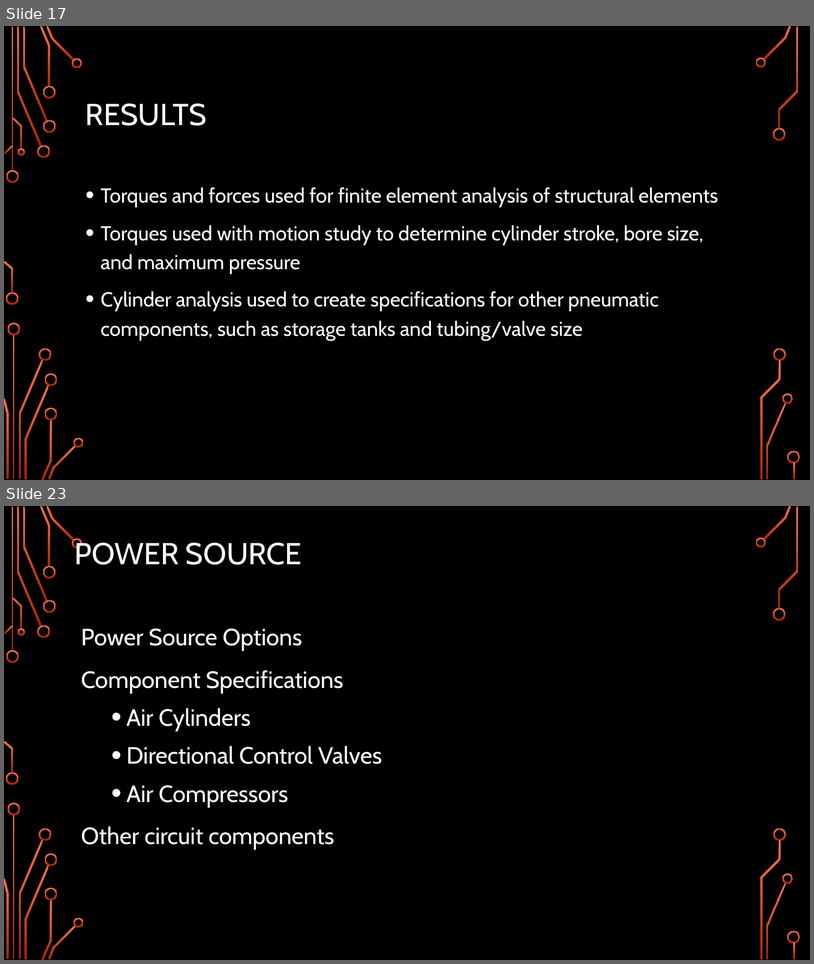
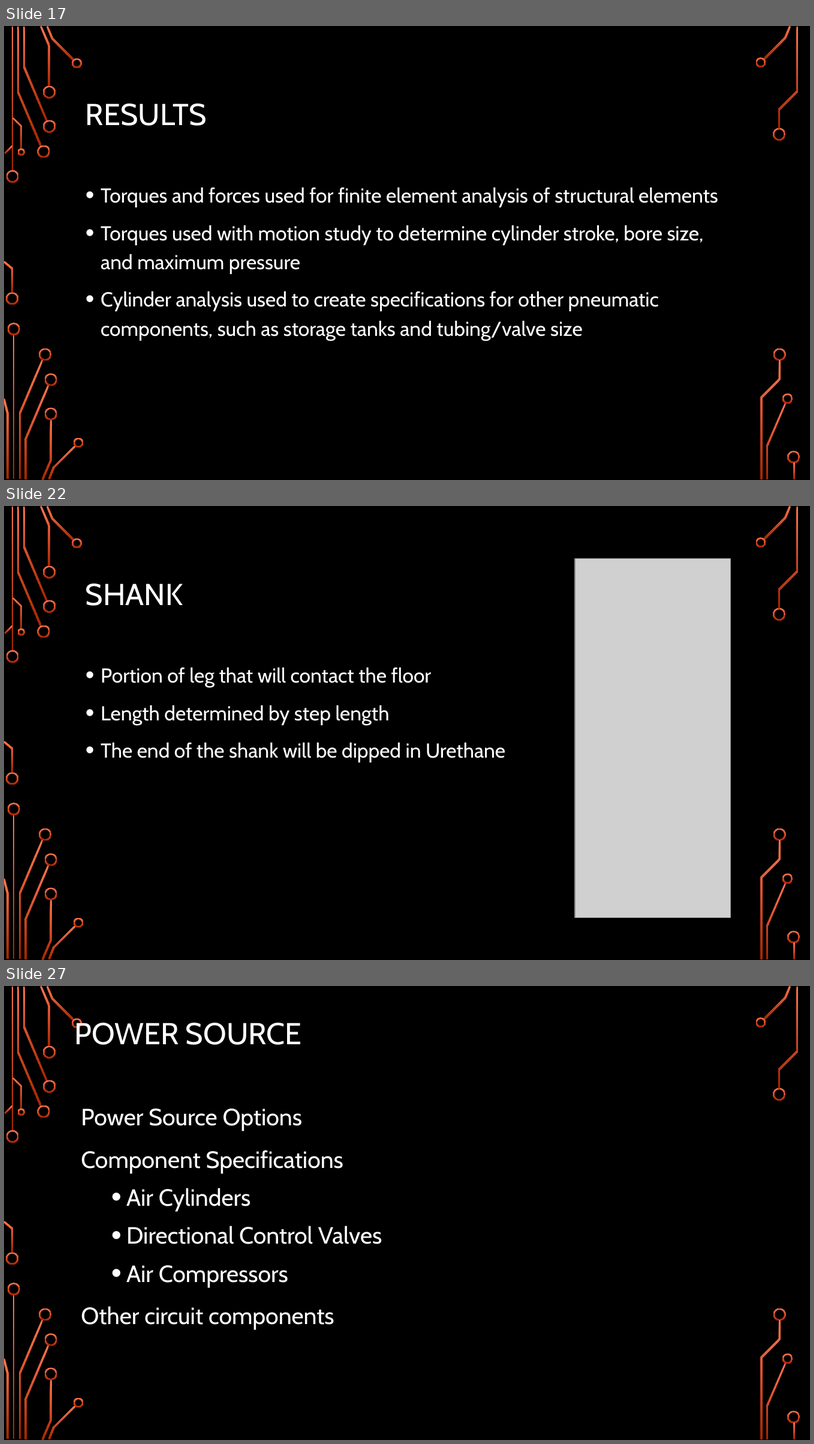
Before and after one commit to Logiant/AgileRoboticControls, a slide deck: Documentation/Presentation/Design Presentation/Design Presentation.pptx. Shown one above the other, each under a label of ours: slides 17 and 23 before the commit, slides 17, 22 and 27 after it; the slides between them are not shown. The pictures are 814x964 and 814x1444 pixels, drawn with LibreOffice and Linux fonts; fonts in the diff are those of the drawing; grey boxes stand for pictures; background and template pictures are left out. Boxes give left, top, right and bottom in pixels: in the first picture for what was removed or moved away, otherwise in the second. Text is boxed around its words. In the diff, an @@ line names an element or a change of style, - is before the commit and + after.

Commit message:
Updated Presentation
Updated Mechanical Design Portion with beautiful pictures. Also did one
last touch up to the solid model.

```diff
--- a/Documentation/Presentation/Design Presentation/Design Presentation.pptx
+++ b/Documentation/Presentation/Design Presentation/Design Presentation.pptx
@@ slide 22 added at (4, 506, 810, 960), background picture (left out); not listed: 36 template elements that a slide beside it also shows @@
@@ picture added at (575, 559, 731, 917) @@
@@ title added at (86, 583, 183, 606), 36 pt, text #FFFFFF @@
+SHANK
@@ text added at (101, 667, 506, 762), 24 pt, text #FFFFFF @@
+• Portion of leg that will contact the floor
+• Length determined by step length
+• The end of the shank will be dipped in Urethane
@@ what was slide 23 is now slide 27 @@
```
Also in this commit, not shown: 5 slides changed, 3 other slides added, 1 other file.
